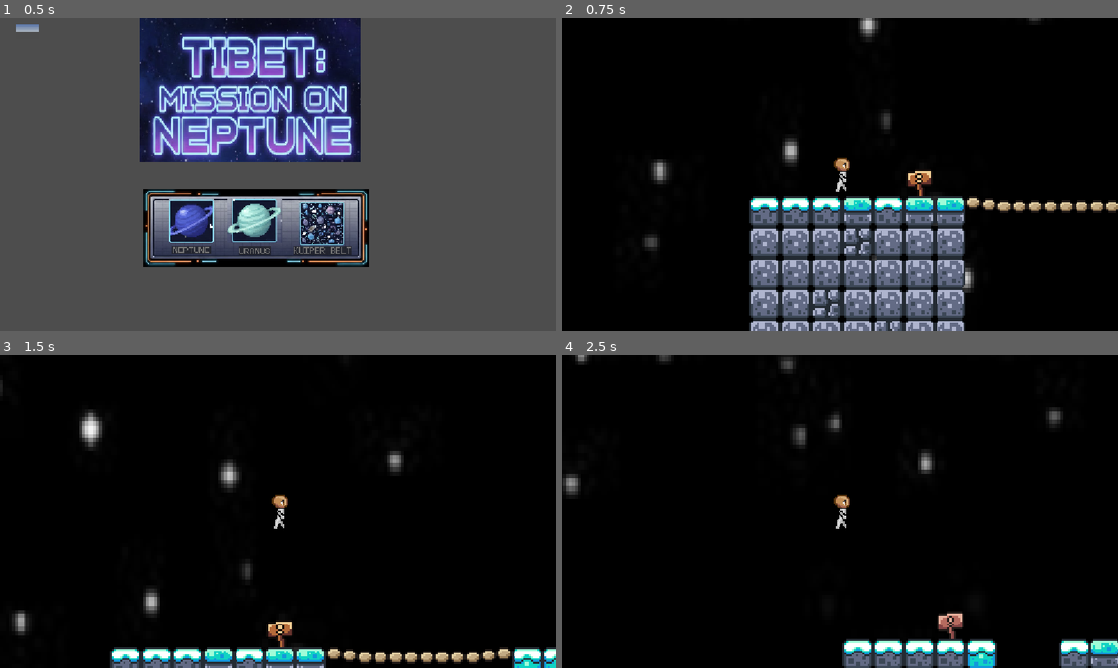
Above: before the commit, frames 1-4 (two rows, left to right).
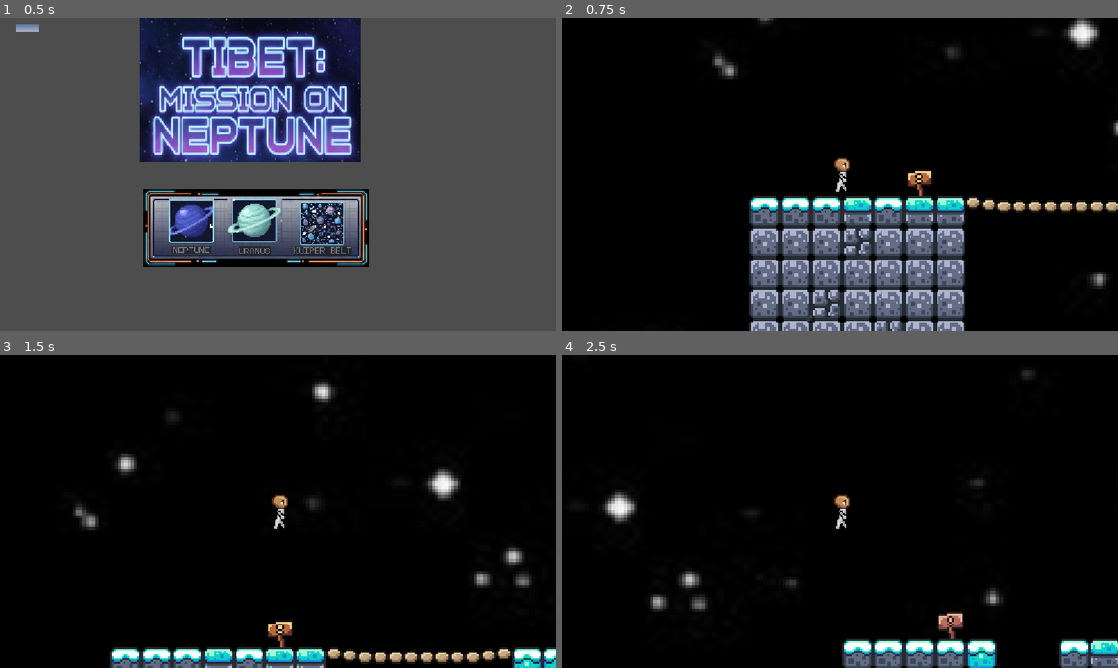
Above: after the commit, the same moments.

Repository: jaroooodaa-del/TIBET-MISSION-NEPTUNE
Game: Godot game, scene res://control.tscn
Same seed, same stepped clock (60 frames per second), same inputs: the game is played once before the commit and once after it. A sky picture missing from this copy of the repository is replaced by a grey-blue gradient.
Inputs (mouse positions are in pixels of both pictures, inside the frame that each line leads up to):
- Up to frame 1 (0.5 s): no input
- Up to frame 2 (0.75 s): click (751, 249) at 0.5 s
- Up to frame 3 (1.5 s): tap Enter (ui_accept) at 1.25 s; move the mouse to (400, 495) at 1.27 s; hold Right (ui_right) from 1.28 s (still down); hold Space from 1.28 s (still down)
- Up to frame 4 (2.5 s): keep holding Right (ui_right); tap Enter (ui_accept) at 1.52, 2.27 s; move the mouse to (728, 527) at 2.02 s; release Space at 2.03 s; tap Space at 2.1 s

Frame 1 is identical in both runs. In frame 2, 1.9% of the frame differs, in the area x 14-100%, y 0-97%; in frame 3, 2.9%, in the area x 0-96%, y 8-95%; in frame 4, 2.1%.

Commit message:
Update neptune2.tscn

Diff:
--- a/space-game/Maks/neptune2.tscn
+++ b/space-game/Maks/neptune2.tscn
@@ -256,29 +256,79 @@
 
 [node name="Neptune" type="Node2D" unique_id=809454802]
 
-[node name="Screenshot2026-02-26At12_05_24" type="Sprite2D" parent="." unique_id=1847984399]
-position = Vector2(2235.8599, 176.00058)
-scale = Vector2(1.3858671, 2.267099)
-texture = ExtResource("1_6a7sl")
-
 [node name="Screenshot2026-02-26At12_05_23" type="Sprite2D" parent="." unique_id=1853286868]
 position = Vector2(1419.7379, 95.50069)
 scale = Vector2(0.81598175, 1.8908771)
 texture = ExtResource("1_6a7sl")
 
 [node name="Screenshot2026-02-26At12_05_22" type="Sprite2D" parent="." unique_id=1235056054]
-position = Vector2(1102.4722, 191.50041)
-scale = Vector2(1.2297562, 2.1905525)
-texture = ExtResource("1_6a7sl")
-
-[node name="Screenshot2026-02-26At12_05_21" type="Sprite2D" parent="." unique_id=2031339862]
-position = Vector2(397.75012, 110.50033)
-scale = Vector2(0.90451986, 1.9104223)
+position = Vector2(1557, -11.499588)
+scale = Vector2(1.7361623, 1.5293146)
+texture = ExtResource("1_6a7sl")
+
+[node name="Screenshot2026-02-26At12_05_22" type="Sprite2D" parent="Screenshot2026-02-26At12_05_22" unique_id=488279909]
+position = Vector2(324.27832, 616.28894)
+scale = Vector2(1.2857219, 1.154434)
+texture = ExtResource("1_6a7sl")
+
+[node name="Screenshot2026-02-26At12_05_22" type="Sprite2D" parent="Screenshot2026-02-26At12_05_22/Screenshot2026-02-26At12_05_22" unique_id=1708870898]
+position = Vector2(-891.0403, 501.8427)
+scale = Vector2(1.2857219, 1.154434)
+texture = ExtResource("1_6a7sl")
+
+[node name="Screenshot2026-02-26At12_05_22" type="Sprite2D" parent="Screenshot2026-02-26At12_05_22/Screenshot2026-02-26At12_05_22/Screenshot2026-02-26At12_05_22" unique_id=636915321]
+position = Vector2(-1075.9521, -815.938)
+scale = Vector2(1.2857219, 1.154434)
+texture = ExtResource("1_6a7sl")
+
+[node name="Screenshot2026-02-26At12_05_22" type="Sprite2D" parent="Screenshot2026-02-26At12_05_22/Screenshot2026-02-26At12_05_22/Screenshot2026-02-26At12_05_22/Screenshot2026-02-26At12_05_22" unique_id=692622148]
+position = Vector2(-22.161102, 466.46716)
+scale = Vector2(1.0281103, 0.9336967)
+texture = ExtResource("1_6a7sl")
+
+[node name="Screenshot2026-02-26At12_05_23" type="Sprite2D" parent="Screenshot2026-02-26At12_05_22/Screenshot2026-02-26At12_05_22/Screenshot2026-02-26At12_05_22/Screenshot2026-02-26At12_05_22" unique_id=19351774]
+position = Vector2(-113.27771, -1039.1416)
+scale = Vector2(1.2857219, 1.154434)
+texture = ExtResource("1_6a7sl")
+
+[node name="Screenshot2026-02-26At12_05_22" type="Sprite2D" parent="Screenshot2026-02-26At12_05_22/Screenshot2026-02-26At12_05_22/Screenshot2026-02-26At12_05_22/Screenshot2026-02-26At12_05_22/Screenshot2026-02-26At12_05_23" unique_id=1022747852]
+position = Vector2(-22.161102, 466.46716)
+scale = Vector2(1.0281103, 0.9336967)
+texture = ExtResource("1_6a7sl")
+
+[node name="Screenshot2026-02-26At12_05_23" type="Sprite2D" parent="Screenshot2026-02-26At12_05_22/Screenshot2026-02-26At12_05_22/Screenshot2026-02-26At12_05_22" unique_id=1834183715]
+position = Vector2(-58.884766, -1467.5107)
+scale = Vector2(1.2857219, 1.154434)
+texture = ExtResource("1_6a7sl")
+
+[node name="Screenshot2026-02-26At12_05_22" type="Sprite2D" parent="Screenshot2026-02-26At12_05_22/Screenshot2026-02-26At12_05_22/Screenshot2026-02-26At12_05_22/Screenshot2026-02-26At12_05_23" unique_id=679968630]
+position = Vector2(-1075.9521, -815.938)
+scale = Vector2(1.2857219, 1.154434)
+texture = ExtResource("1_6a7sl")
+
+[node name="Screenshot2026-02-26At12_05_22" type="Sprite2D" parent="Screenshot2026-02-26At12_05_22/Screenshot2026-02-26At12_05_22/Screenshot2026-02-26At12_05_22/Screenshot2026-02-26At12_05_23/Screenshot2026-02-26At12_05_22" unique_id=623032945]
+position = Vector2(-22.161102, 466.46716)
+scale = Vector2(1.0281103, 0.9336967)
+texture = ExtResource("1_6a7sl")
+
+[node name="Screenshot2026-02-26At12_05_23" type="Sprite2D" parent="Screenshot2026-02-26At12_05_22/Screenshot2026-02-26At12_05_22/Screenshot2026-02-26At12_05_22/Screenshot2026-02-26At12_05_23/Screenshot2026-02-26At12_05_22" unique_id=1346696050]
+position = Vector2(-113.27771, -1039.1416)
+scale = Vector2(1.2857219, 1.154434)
+texture = ExtResource("1_6a7sl")
+
+[node name="Screenshot2026-02-26At12_05_22" type="Sprite2D" parent="Screenshot2026-02-26At12_05_22/Screenshot2026-02-26At12_05_22/Screenshot2026-02-26At12_05_22/Screenshot2026-02-26At12_05_23/Screenshot2026-02-26At12_05_22/Screenshot2026-02-26At12_05_23" unique_id=1358401045]
+position = Vector2(-22.161102, 466.46716)
+scale = Vector2(1.0281103, 0.9336967)
 texture = ExtResource("1_6a7sl")
 
 [node name="Screenshot2026-02-26At12_05_04" type="Sprite2D" parent="." unique_id=1901854278]
-position = Vector2(-107.62506, 190.99957)
-scale = Vector2(1.505713, 2.16505)
+position = Vector2(-294.50003, -12.000458)
+scale = Vector2(1.6755028, 1.508092)
+texture = ExtResource("1_pcofo")
+
+[node name="Screenshot2026-02-26At12_05_04" type="Sprite2D" parent="Screenshot2026-02-26At12_05_04" unique_id=397062469]
+position = Vector2(132.79596, 622.64136)
+scale = Vector2(1.2430978, 1.056621)
 texture = ExtResource("1_pcofo")
 
 [node name="TileMap" type="TileMap" parent="." unique_id=893970912]
